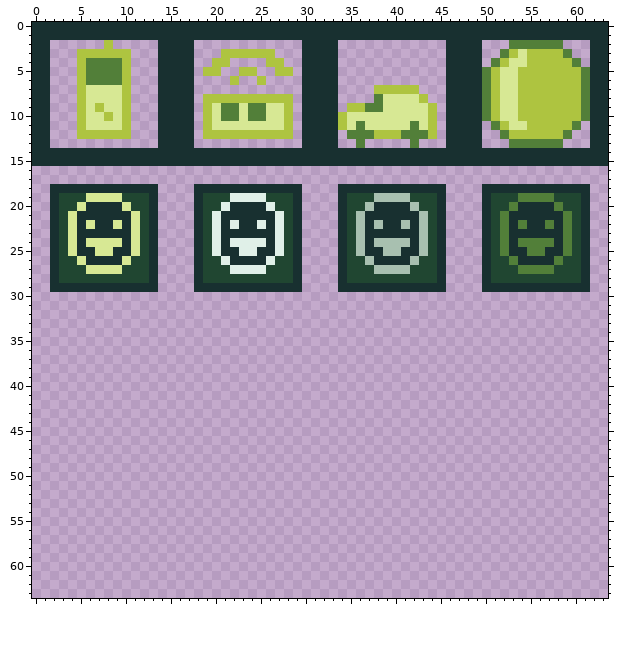
Two versions of one pixel-art sprite, dist/assets/sprites/nodes.png. Above: the version before the commit.
The file is 64x64 pixels.
After the commit:
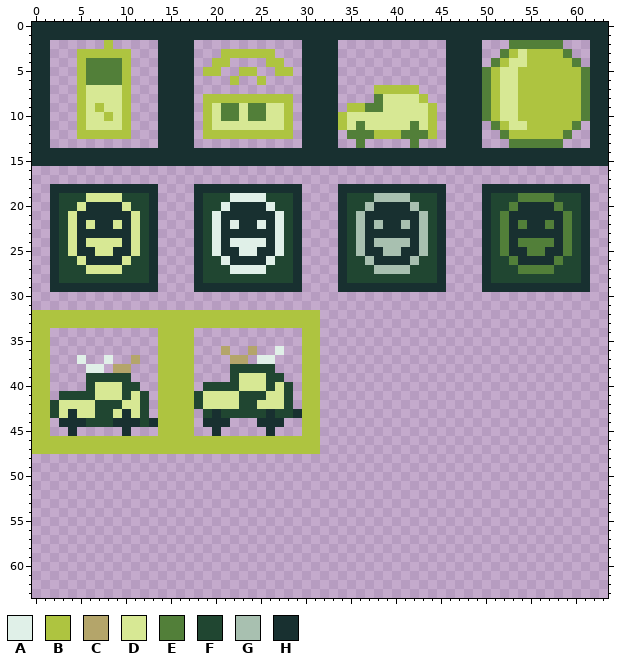
Palette (. is transparent): A #e0f0e8  B #aec440  C #b4a56a  D #d7e894  E #527f39  F #204631  G #a8c0b0  H #183030
Diff:
Colour A is added in row 36 at x 27; in row 37 at x 5, 8 and 25 to 26; in row 38 at x 6 to 7.
Colour B is added in rows 32 to 33 at x 0 to 31; in rows 34 to 45 at x 0 to 1, 14 to 17 and 30 to 31; in rows 46 to 47 at x 0 to 31.
Colour C is added in row 36 at x 21 and 24; in row 37 at x 11 and 22 to 23; in row 38 at x 9 to 10.
Colour D is added in row 39 at x 23 to 25; in row 40 at x 7 to 9, 23 to 25 and 27; in row 41 at x 7 to 9, 11, 19 to 22 and 26 to 27; in row 42 at x 3 to 6, 10 to 11, 19 to 22 and 25 to 27; in row 43 at x 3, 5 to 6, 9 and 11.
Colour F is added in row 38 at x 22 to 26; in row 39 at x 6 to 10, 22 and 26 to 27; in row 40 at x 6, 10 to 11, 19 to 22, 26 and 28; in row 41 at x 3 to 6, 10, 12, 18, 23 to 25 and 28; in row 42 at x 2, 7 to 9, 12, 18, 23 to 24 and 28; in row 43 at x 2, 7 to 8, 12, 19, 21 to 25 and 27 to 28.
Colour F is added in row 44 at x 6 to 8 and 12.
Colour H is added in row 43 at x 4, 10, 20, 26 and 29; in row 44 at x 3 to 5, 9 to 11, 13, 19 to 21 and 25 to 27; in row 45 at x 4, 10, 20 and 26.
Changed places in both pictures, as pixel boxes (x1, y1, x2, y2):
added: (32, 310, 320, 454)
